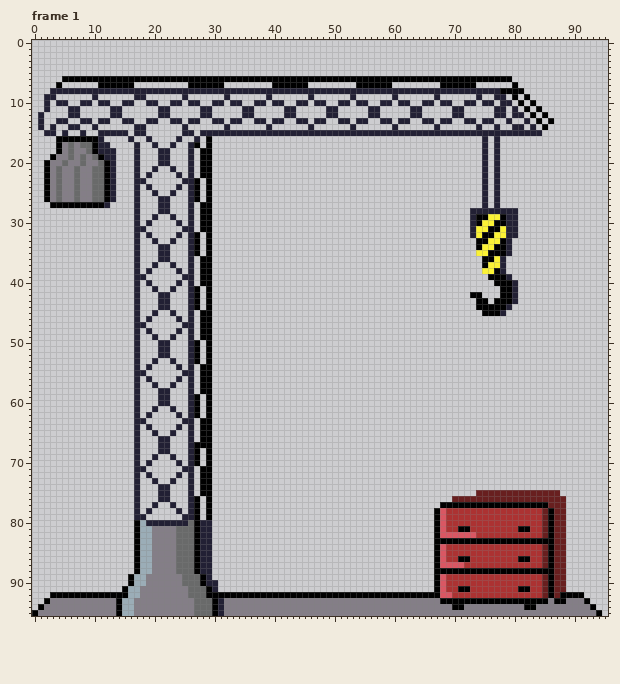
File history of a pixel-art file, textureDump/repair_shop.aseprite. Above is the file before it was changed.
96x96 pixels, 1 frame. Shown: frame 1. The commit also changed other frames, which this record leaves out.
After:
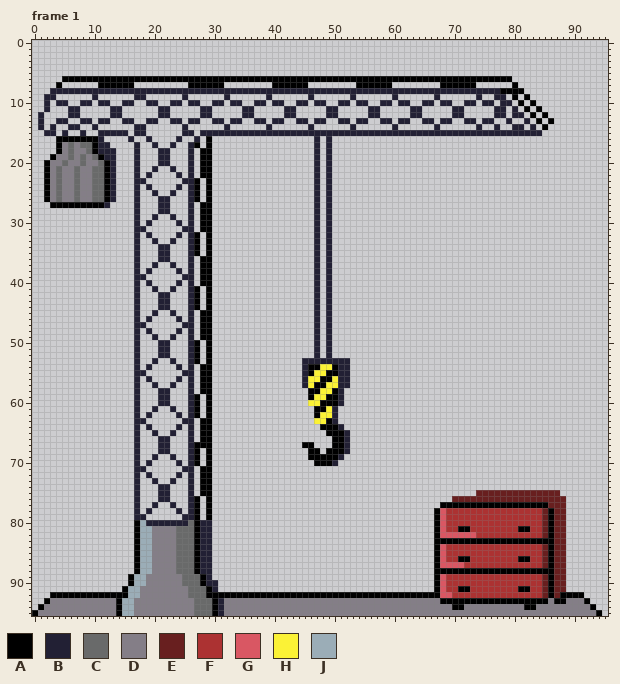
Palette (. is transparent): A #000000  B #222034  C #696a6a  D #847e87  E #681f1f  F #ac3232  G #d95763  H #fbf236  J #9badb7
From old to new:
Frame 1, layer "Layer 1":
The author put colour A in row 54 at x 46 to 47 and 50; in row 55 at x 46 and 49 to 50; in row 56 at x 48 to 49; in row 57 at x 47 to 48; in row 58 at x 46 to 47 and 50; in row 59 at x 46 and 49 to 50.
The author put colour A in row 60 at x 48 to 50; in row 61 at x 47 to 48; in row 62 at x 47; in row 63 at x 49; in row 64 at x 48 to 50; in row 65 at x 49 to 51.
The author put colour A in row 66 at x 50 to 51; in row 67 at x 45 to 46 and 50 to 51; in row 68 at x 46 to 47 and 49 to 51; in row 69 at x 46 to 50; in row 70 at x 47 to 49.
The author put colour B in rows 16 to 52 at x 47 and 49; in row 53 at x 45 to 52; in rows 54 to 57 at x 45 and 51 to 52; in rows 58 to 60 at x 51; in rows 61 to 63 at x 50; in row 64 at x 51.
The author put colour B in rows 65 to 68 at x 52; in row 69 at x 51; in row 70 at x 50.
The author put colour H in row 54 at x 48 to 49; in row 55 at x 47 to 48; in row 56 at x 46 to 47 and 50; in row 57 at x 46 and 49 to 50; in row 58 at x 48 to 49; in row 59 at x 47 to 48.
The author put colour H in row 60 at x 46 to 47; in row 61 at x 49; in row 62 at x 48 to 49; in row 63 at x 47 to 48.
The author cleared colour A in row 29 at x 74 to 75 and 78; in row 30 at x 74 and 77 to 78; in row 31 at x 76 to 77; in row 32 at x 75 to 76; in row 33 at x 74 to 75 and 78; in row 34 at x 74 and 77 to 78.
The author cleared colour A in row 35 at x 76 to 78; in row 36 at x 75 to 76; in row 37 at x 75; in row 38 at x 77; in row 39 at x 76 to 78; in row 40 at x 77 to 79.
The author cleared colour A in row 41 at x 78 to 79; in row 42 at x 73 to 74 and 78 to 79; in row 43 at x 74 to 75 and 77 to 79; in row 44 at x 74 to 78; in row 45 at x 75 to 77.
The author cleared colour B in rows 16 to 27 at x 75 and 77; in row 28 at x 73 to 80; in rows 29 to 32 at x 73 and 79 to 80; in rows 33 to 35 at x 79; in rows 36 to 38 at x 78; in row 39 at x 79.
The author cleared colour B in rows 40 to 43 at x 80; in row 44 at x 79; in row 45 at x 78.
The author cleared colour H in row 29 at x 76 to 77; in row 30 at x 75 to 76; in row 31 at x 74 to 75 and 78; in row 32 at x 74 and 77 to 78; in row 33 at x 76 to 77; in row 34 at x 75 to 76.
The author cleared colour H in row 35 at x 74 to 75; in row 36 at x 77; in row 37 at x 76 to 77; in row 38 at x 75 to 76.
